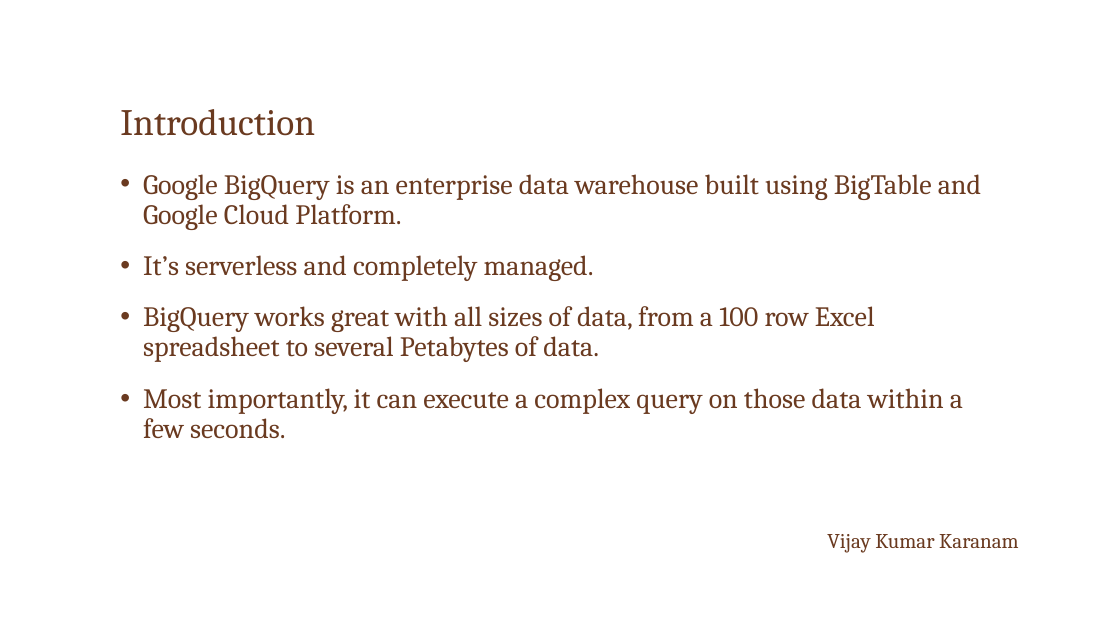
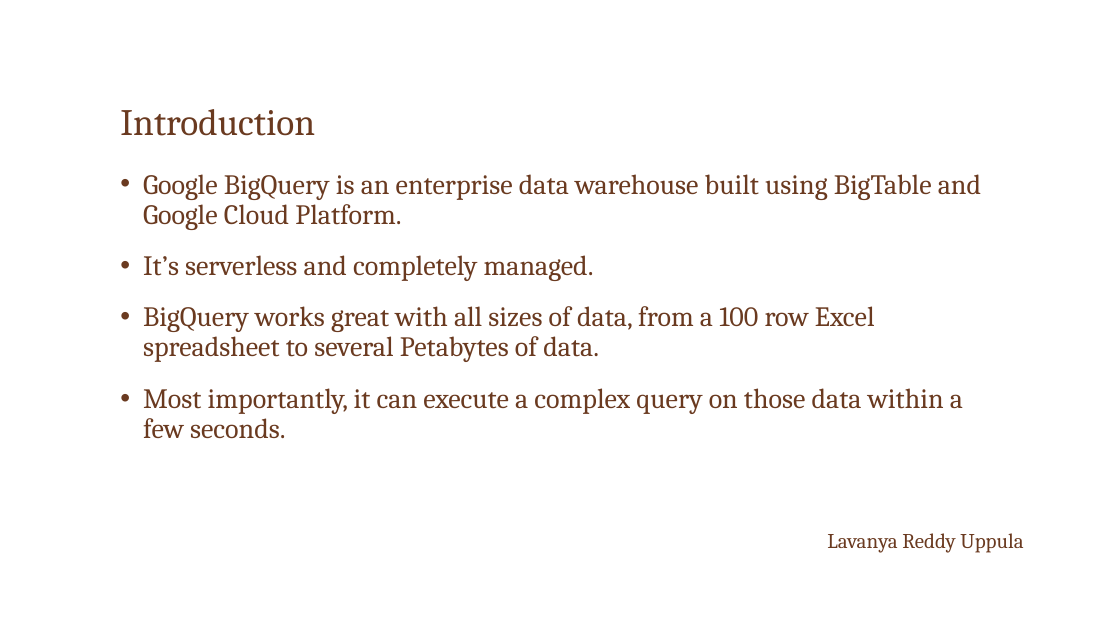
Before and after one commit to KaranamVijayKumar/google-big-query, a slide deck: slide 4 of Google BigQuery.pptx. Drawn at 1120x630 pixels with LibreOffice and Linux fonts; fonts in the diff are those of the drawing; background and template pictures are left out. Boxes give left, top, right and bottom in pixels: in the first picture for what was removed or moved away, otherwise in the second. Text is boxed around its words. In the diff, an @@ line names an element or a change of style, - is before the commit and + after.

Commit message:
update on slides.

```diff
--- a/Google BigQuery.pptx
+++ b/Google BigQuery.pptx
@@ text at [827, 533, 1023, 553]: text changed @@
-Vijay Kumar Karanam
+Lavanya Reddy Uppula
```
Also in this commit, not shown: 1 other slide changed.
